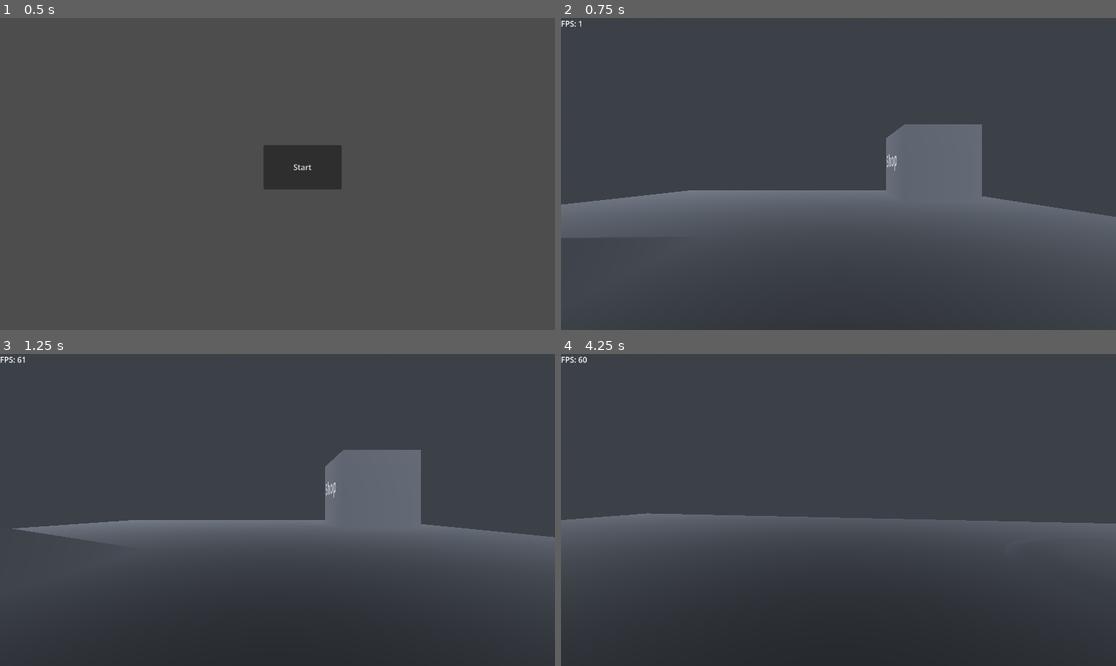
Above: before the commit, frames 1-4 (two rows, left to right).
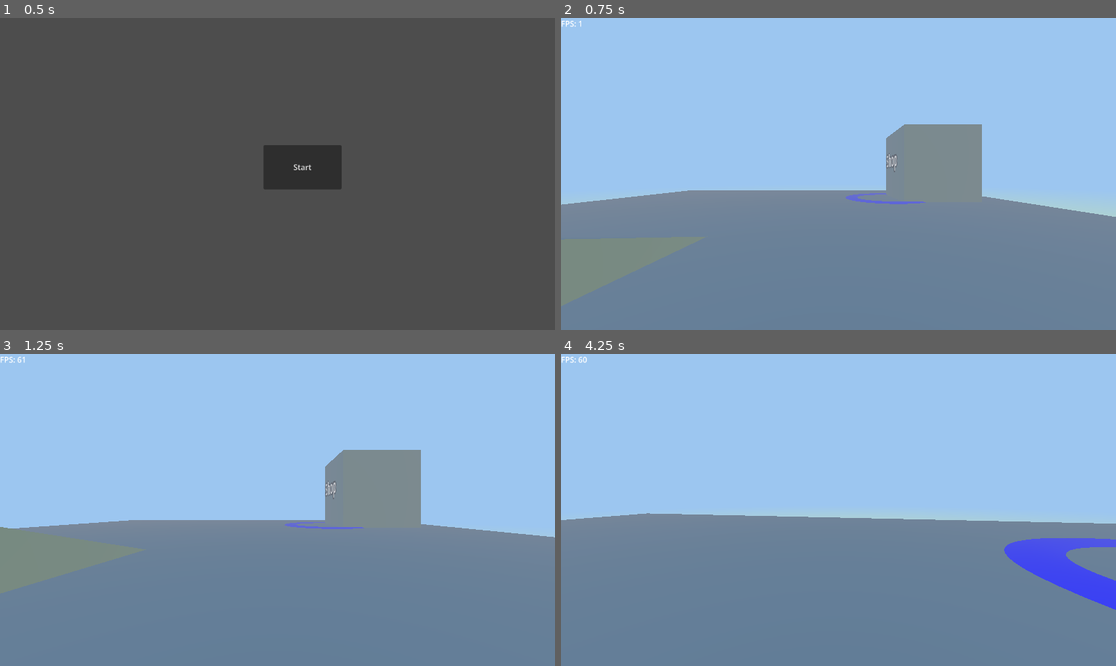
Above: after the commit, the same moments.

Repository: Immagoeat/airshipgame
Game: Godot game, scene res://scenes/mainmenu.tscn
The game is run twice, just before and just after one commit, with the same random seed, the same clock (stepped at 60 frames per second) and the same inputs.
Inputs (mouse positions are in pixels of both pictures, inside the frame that each line leads up to):
- Up to frame 1 (0.5 s): no input
- Up to frame 2 (0.75 s): click "Start" at 0.5 s
- Up to frame 3 (1.25 s): no input
- Up to frame 4 (4.25 s): move the mouse to (866, 510) at 1.27 s; hold E (e) 1.28-2.03 s; hold W (up) from 1.28 s (still down); move the mouse to (810, 510) at 2.02 s; tap Ctrl (ctrl) at 2.1 s; tap E (e) at 2.3, 3.8 s; move the mouse to (849, 503) at 2.77 s; hold E (e) 2.78-3.53 s; move the mouse to (832, 516) at 3.52 s; tap Shift (shift) at 3.6 s

Frame 1 is identical in both runs. In frame 2, 100% of the frame differs, in the area x 0-100%, y 0-100%; in frame 3, 100%; in frame 4, 100%.

Commit message:
working on a shop system, also fixed day/night cycle so it is mostly done.

Diff:
--- /dev/null
+++ b/airshipgame/scenes/sky.gdshader
@@ -0,0 +1,34 @@
+shader_type sky;
+
+uniform vec4 day_sky : source_color;
+uniform vec4 day_horizon : source_color;
+uniform vec4 night_sky : source_color;
+uniform vec4 night_horizon : source_color;
+
+uniform vec3 sun_direction;
+uniform float saturation_amount : hint_range(0.0, 1.0) = 0.4;
+
+// Adjust this to move the horizon line up or down
+// Negative values push it LOWER, positive values pull it HIGHER
+uniform float horizon_offset : hint_range(-2.0, 2.0) = -0.3;
+
+void sky() {
+    // 1. Calculate view height with the new horizon offset bias
+    // We use a high multiplier (e.g., 4.0) to keep the horizon transition sharp
+    float view_height = clamp((EYEDIR.y - horizon_offset) * 4.0, 0.0, 1.0);
+
+    // 2. Determine day/night mix factor based on the sun's vector height
+    float day_factor = clamp((sun_direction.y + 0.2) * 2.0, 0.0, 1.0);
+
+    // 3. Blend the day and night colors together
+    vec4 current_sky = mix(night_sky, day_sky, day_factor);
+    vec4 current_horizon = mix(night_horizon, day_horizon, day_factor);
+    vec4 final_color = mix(current_horizon, current_sky, view_height);
+
+    // 4. Desaturation Step
+    float luma = dot(final_color.rgb, vec3(0.2126, 0.7152, 0.0722));
+    vec3 desaturated_rgb = mix(vec3(luma), final_color.rgb, saturation_amount);
+
+    COLOR = desaturated_rgb;
+    ALPHA = final_color.a;
+}
--- a/airshipgame/scenes/spawnarea.tscn
+++ b/airshipgame/scenes/spawnarea.tscn
@@ -3,25 +3,35 @@
 [ext_resource type="PackedScene" uid="uid://8wj7mobdfg1n" path="res://scenes/player.tscn" id="1_2rrnh"]
 [ext_resource type="PackedScene" uid="uid://3bp76eanott8" path="res://models/airship.tscn" id="2_k5gqu"]
 [ext_resource type="Script" uid="uid://gp342a7xwuue" path="res://scripts/filmgrain.gd" id="3_k5gqu"]
+[ext_resource type="Shader" uid="uid://c80lsj0vtu5ct" path="res://scenes/sky.gdshader" id="3_oirpk"]
 [ext_resource type="Script" uid="uid://dqlepa1qk10hf" path="res://scripts/daycycle.gd" id="4_l3lx2"]
 [ext_resource type="Script" uid="uid://l2rokk1pd0yn" path="res://scripts/isinshoparea.gd" id="5_ttb4t"]
 
-[sub_resource type="PhysicalSkyMaterial" id="PhysicalSkyMaterial_l3lx2"]
+[sub_resource type="ShaderMaterial" id="ShaderMaterial_0bv7f"]
+shader = ExtResource("3_oirpk")
+shader_parameter/day_sky = Color(0, 0, 0, 1)
+shader_parameter/day_horizon = Color(0, 0, 0, 1)
+shader_parameter/night_sky = Color(0, 0, 0, 1)
+shader_parameter/night_horizon = Color(0, 0, 0, 1)
+shader_parameter/sun_direction = Vector3(0, 0, 0)
+shader_parameter/saturation_amount = 1.0
+shader_parameter/horizon_offset = -0.3
 
 [sub_resource type="Sky" id="Sky_0wfyh"]
-sky_material = SubResource("PhysicalSkyMaterial_l3lx2")
+sky_material = SubResource("ShaderMaterial_0bv7f")
+process_mode = 3
 
 [sub_resource type="Environment" id="Environment_ttb4t"]
 background_mode = 2
 sky = SubResource("Sky_0wfyh")
 ssr_enabled = true
+ssr_max_steps = 48
 fog_enabled = true
 fog_density = 0.0409
 fog_sky_affect = 0.196
 volumetric_fog_enabled = true
 volumetric_fog_density = 0.1325
-volumetric_fog_anisotropy = 0.01
-volumetric_fog_sky_affect = 0.299
+volumetric_fog_sky_affect = 0.0
 
 [sub_resource type="CompositorEffect" id="CompositorEffect_0wfyh"]
 resource_local_to_scene = false
--- a/airshipgame/scripts/daycycle.gd
+++ b/airshipgame/scripts/daycycle.gd
@@ -2,16 +2,33 @@
 
 @onready var sun: DirectionalLight3D = $DirectionalLight3D
 
-var daylength: float = 15 # make heigher number later, this is just
+var daylength: float = 30
 
-# Called when the node enters the scene tree for the first time.
-func _ready() -> void:
-	pass # Replace with function body.
+var day_sky_color = Color("#a1d1ff", 0.5)
+var day_horizon_color = Color("#e8ff96", 0.5)
+var night_sky_color = Color("#08000f", 0.5)
+var night_horizon_color = Color("#13001a", 0.5)
 
-
-# Called every frame. 'delta' is the elapsed time since the previous frame.
 func _process(delta: float) -> void:
 	Globals.timeofday = fmod(Globals.timeofday + delta / daylength, 1)
 	sun.rotation_degrees.x = Globals.timeofday * 360 - 90
-	var sunheight: float = -sun.global_transform.basis.z.y
-	sun.light_energy = clampf(sunheight * 4, 0, 2)
+
+	# Extract the sun's forward direction vector
+	var sun_direction: Vector3 = -sun.global_transform.basis.z
+
+	var sky_mat = environment.sky.sky_material as ShaderMaterial
+	if sky_mat:
+		# Send the direction and colors to the shader
+		sky_mat.set_shader_parameter("sun_direction", sun_direction)
+		sky_mat.set_shader_parameter("day_sky", day_sky_color)
+		sky_mat.set_shader_parameter("day_horizon", day_horizon_color)
+		sky_mat.set_shader_parameter("night_sky", night_sky_color)
+		sky_mat.set_shader_parameter("night_horizon", night_horizon_color)
+
+	# Smoothly fade light intensity as the sun sets
+	if sun_direction.y > 0:
+		sun.light_energy = clampf(sun_direction.y * 4, 0, 2)
+		sun.visible = true
+	else:
+		sun.light_energy = 0.0
+		sun.visible = false
Not shown: 1 places in airshipgame/scenes/main.tscn that only renumber resources
Not shown, added: airshipgame/scenes/sky.gdshader.uid
